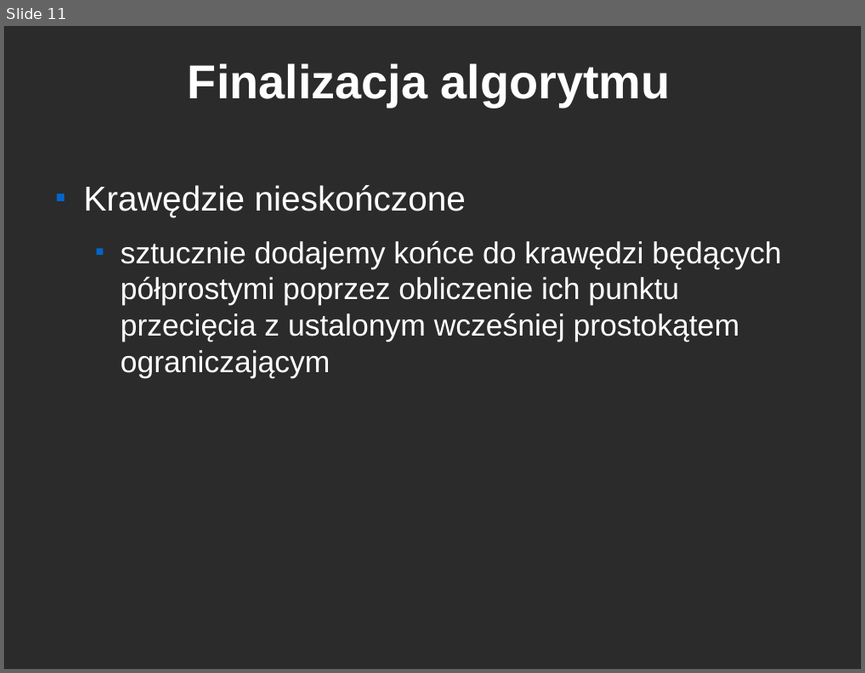
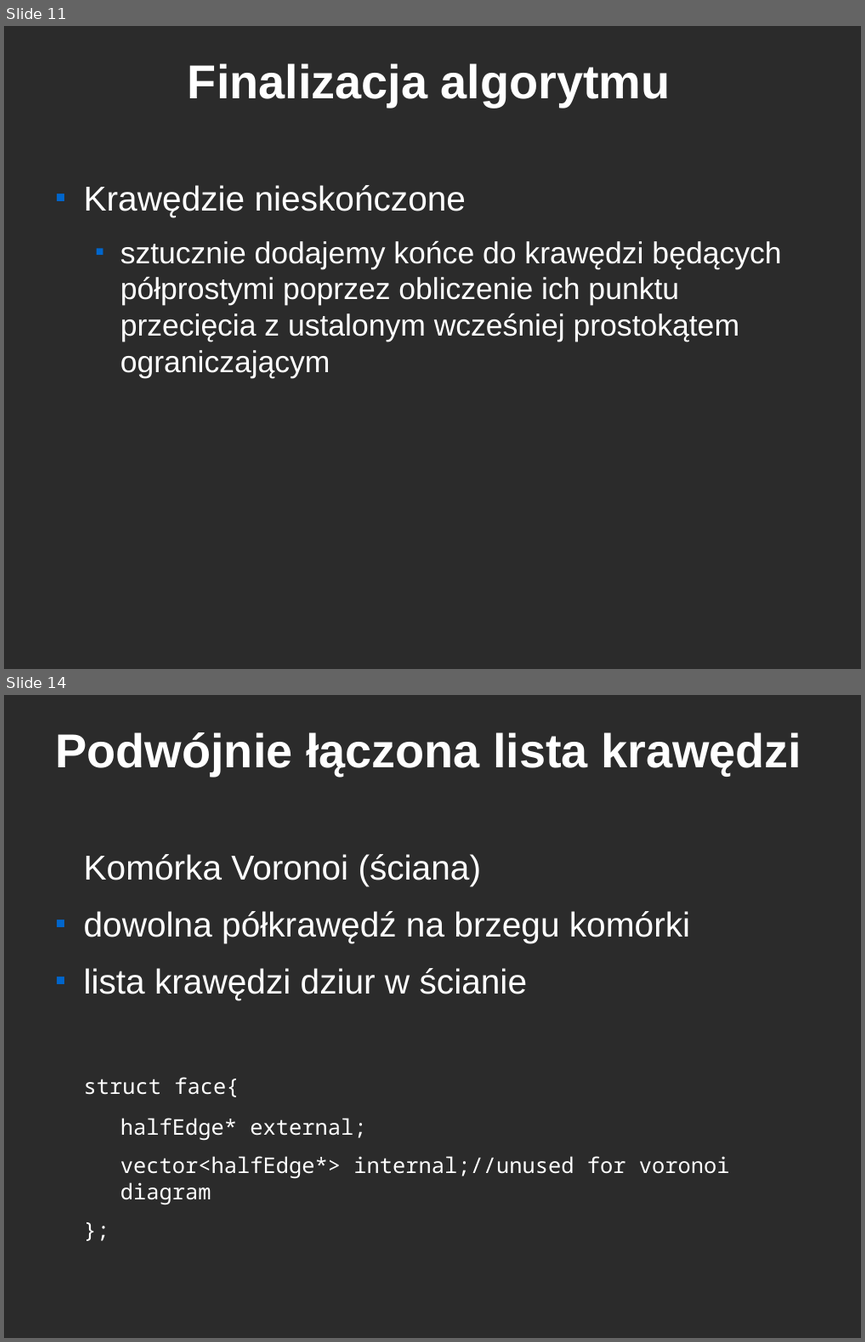
Before and after one commit to ghik/GO, a slide deck: fortune.odp. Shown one above the other, each under a label of ours: slide 11 before the commit, slides 11 and 14 after it; the slides between them are not shown. The pictures are 865x673 and 865x1342 pixels, drawn with LibreOffice and Linux fonts; fonts in the diff are those of the drawing; background and template pictures are left out; a plain dark background stands for a picture behind light text. Boxes give left, top, right and bottom in pixels: in the first picture for what was removed or moved away, otherwise in the second. Text is boxed around its words. In the diff, an @@ line names an element or a change of style, - is before the commit and + after.

Commit message:
voronoi in geomtest

```diff
--- a/fortune.odp
+++ b/fortune.odp
@@ slide 14 added at (4, 695, 861, 1338), background picture (left out) @@
@@ title added at (56, 732, 801, 776), 44 pt, text #FFFFFF, bold @@
+Podwójnie łączona lista krawędzi
@@ text added at (84, 854, 730, 1205), 20 pt, text #FFFFFF @@
+Komórka Voronoi (ściana)
+■ dowolna półkrawędź na brzegu komórki
+■ lista krawędzi dziur w ścianie
+struct face{
+  halfEdge* external;
+  vector<halfEdge*> internal;//unused for voronoi diagram
+};
```
Also in this commit, not shown: 1 slide changed, 6 other slides added, 4 other files.
